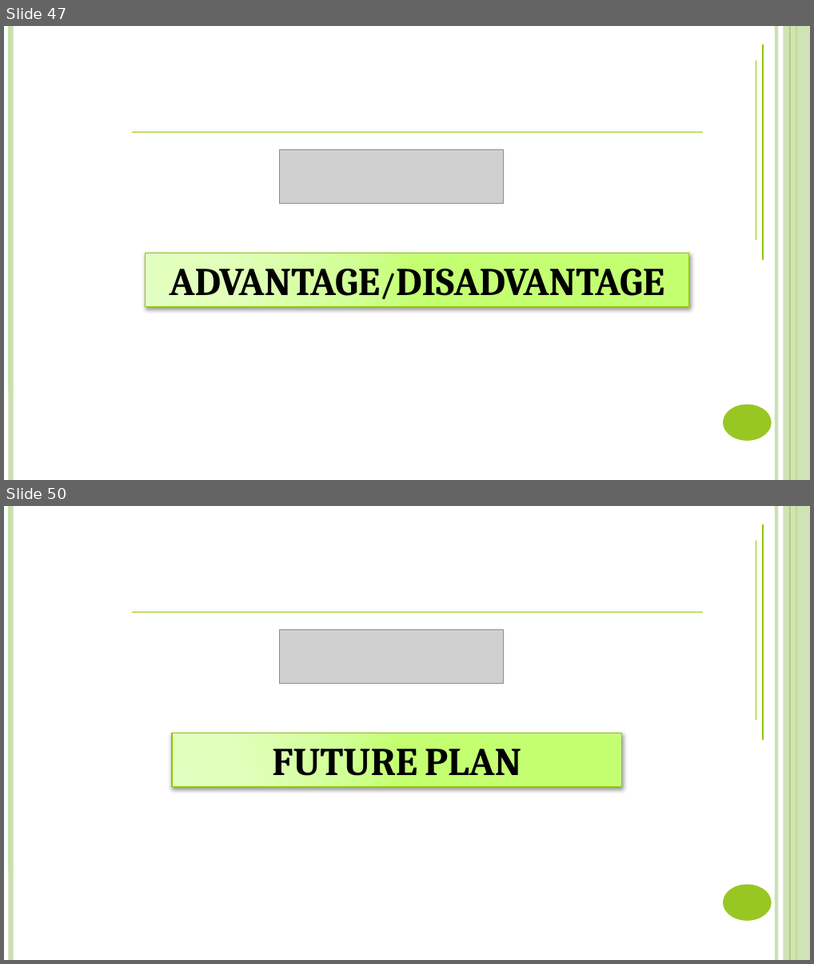
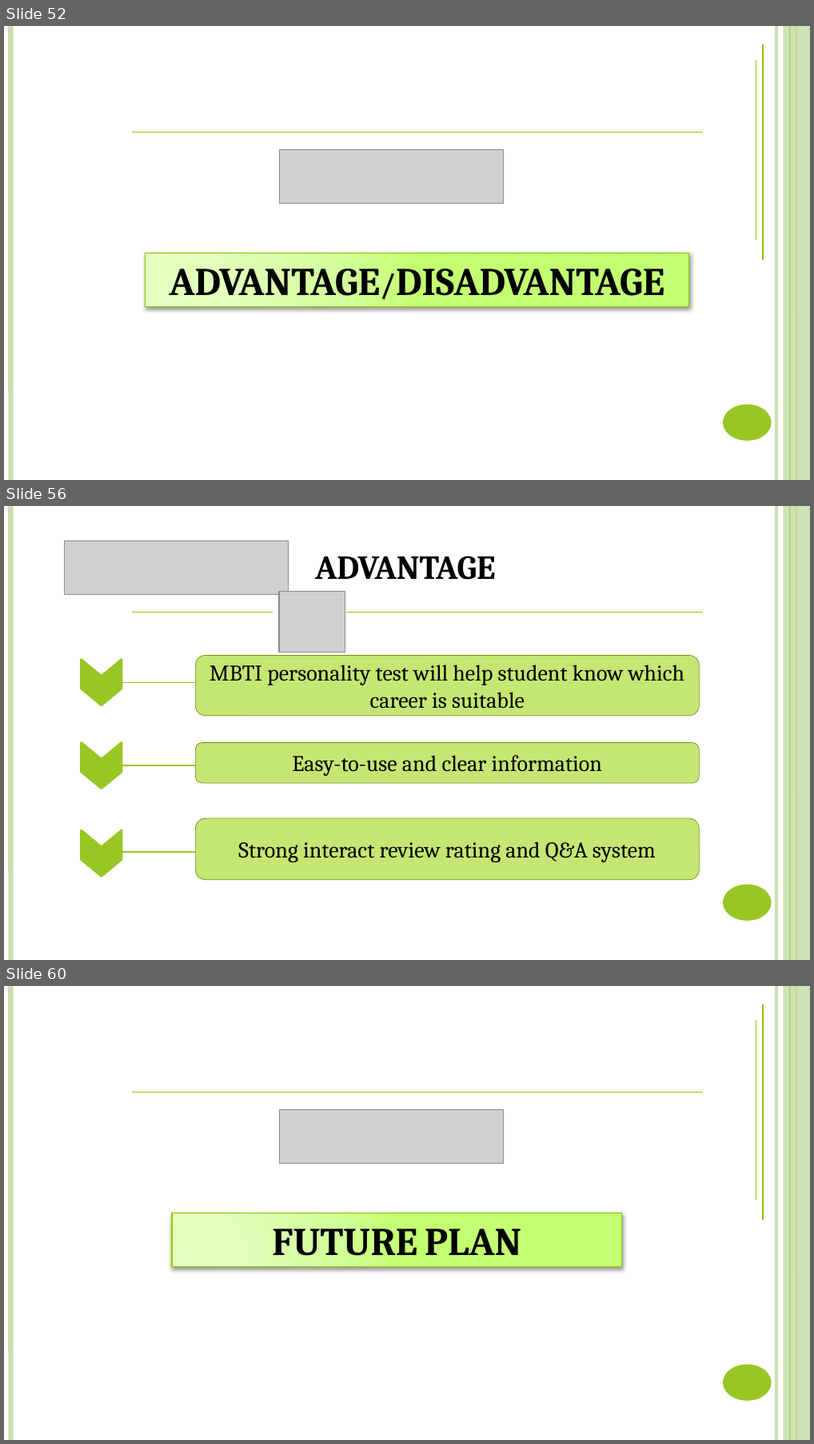
Before and after one commit to DanhLT2/Slide-Unistar, a slide deck: Slide-UniStar/UniStar.pptx. Shown one above the other, each under a label of ours: slides 47 and 50 before the commit, slides 52, 56 and 60 after it; the slides between them are not shown. The pictures are 814x964 and 814x1444 pixels, drawn with LibreOffice and Linux fonts; fonts in the diff are those of the drawing; grey boxes stand for pictures. Boxes give left, top, right and bottom in pixels: in the first picture for what was removed or moved away, otherwise in the second. Text is boxed around its words. In the diff, an @@ line names an element or a change of style, - is before the commit and + after.

```diff
--- a/Slide-UniStar/UniStar.pptx
+++ b/Slide-UniStar/UniStar.pptx
@@ slide 56 added at (4,506,810,960), background #FFFFFF; not listed: 6 template elements that a slide beside it also shows @@
@@ picture added at (65,540,289,595) @@
@@ text added at (315,556,496,580), 30 pt, text #000000, bold, small capitals @@
+ADVANTAGE
@@ picture added at (279,592,344,652) @@
@@ line added from (131, 612) to (273, 612), #8FC800 1 pt @@
@@ line added from (346, 612) to (703, 612), #8FC800 1 pt @@
@@ chevron added at (82,660,122,705), fill #98C723, outline #98C723 2 pt @@
@@ rounded rectangle added at (195,655,699,716), fill #C5E672, outline #70931A 0.5 pt, 20 pt, text #000000 @@
+MBTI personality test will help student know which career is suitable
@@ line added from (122, 683) to (202, 683), #98C723 1 pt @@
@@ chevron added at (82,743,122,788), fill #98C723, outline #98C723 2 pt @@
@@ rounded rectangle added at (195,742,699,783), fill #C5E672, outline #70931A 0.5 pt, 20 pt, text #000000 @@
+Easy-to-use and clear information
@@ line added from (122, 766) to (202, 766), #98C723 1 pt @@
@@ chevron added at (82,830,122,876), fill #98C723, outline #98C723 2 pt @@
@@ rounded rectangle added at (195,818,699,880), fill #C5E672, outline #70931A 0.5 pt, 20 pt, text #000000 @@
+Strong interact review rating and Q&A system
@@ line added from (122, 852) to (202, 852), #98C723 1 pt @@
@@ what was slide 47 is now slide 52 @@
@@ what was slide 50 is now slide 60 @@
```
Also in this commit, not shown: 6 slides changed, 25 other slides added, 15 slides removed.
